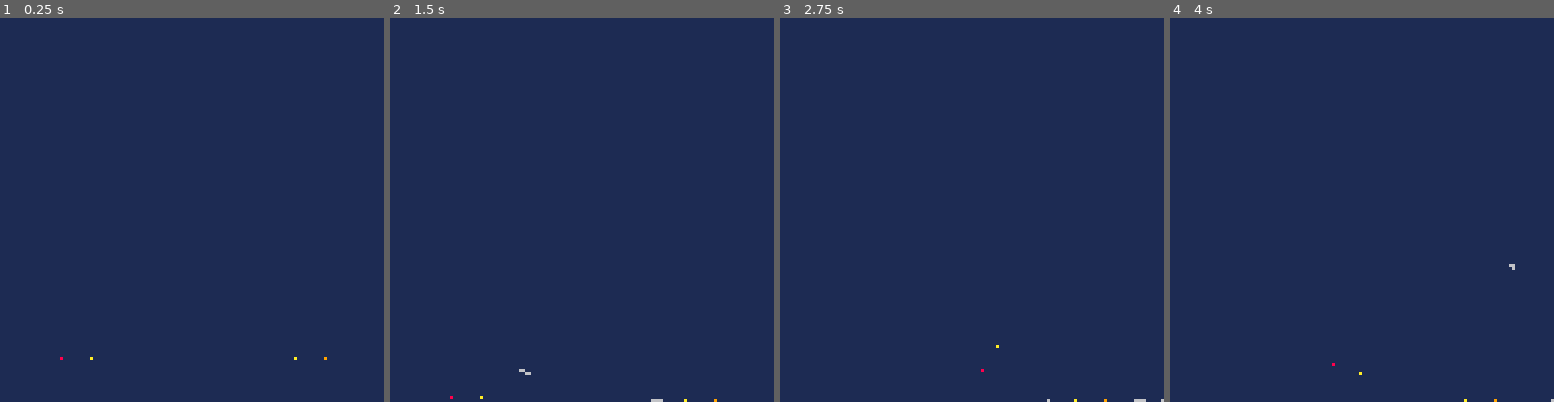
Above: before the commit, frames 1-4 (left to right).
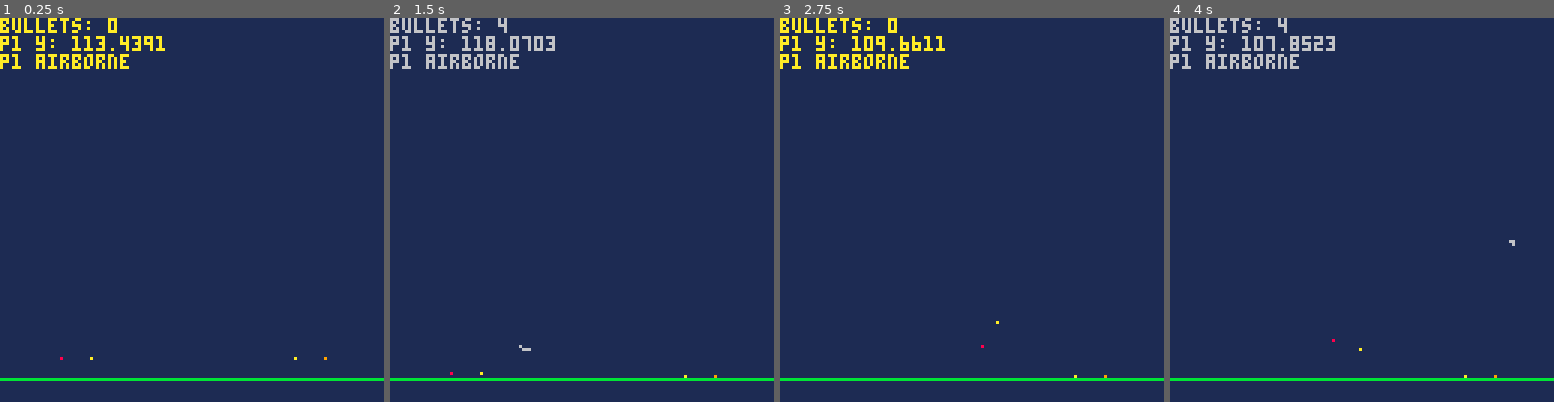
Above: after the commit, the same moments.

Repository: iamapea/miniature_jam
Game: PICO-8 cartridge mini.p8
The game is run twice, just before and just after one commit, with the same random seed, the same clock (stepped at 60 frames per second) and the same inputs.
Inputs:
- Up to frame 1 (0.25 s): no input
- Up to frame 2 (1.5 s): tap X (X key) at 0.33, 1.07 s; tap O (Z key) at 0.7 s
- Up to frame 3 (2.75 s): hold Right 1.6-2.1 s; tap O (Z key) at 1.7, 2.1, 2.5 s; tap X (X key) at 1.85 s; hold Up 2.15-2.42 s; hold Right from 2.47 s (still down)
- Up to frame 4 (4 s): tap O (Z key) at 2.9, 3.3, 3.7 s; tap X (X key) at 2.97 s; release Right at 3.03 s; hold Left 3.08-3.58 s; hold Down 3.63-3.97 s

The runs differ from the first frame. In frame 1, 2.5% of the frame differs, in the area x 0-100%, y 0-95%; in frame 2, 2.6%, in the area x 0-100%, y 0-100%; in frame 3, 2.6%; in frame 4, 2.6%.

Commit message:
collision ground works

Diff:
--- a/mini.p8
+++ b/mini.p8
@@ -13,6 +13,7 @@
  aim_speed = 0.01
  grav_acc_bullet = 0.01
  grav_acc_player = 0.04
+ ground_color = 11
  -- visual parameters
  col_ch = 10 --crosshair
  col_bullet = 6
@@ -28,24 +29,57 @@
 function _update60()
  handle_input()
  for p in all(players) do
-  move(p)
-  check_collisions(p)
+  move_player(p)
+  collision_ground(p)
+  collision_edge(p)
+  p.jumps = false
  end
  for b in all(bullets) do
-  move(b)
-  check_collisions(b)
- end
-end
-
-function move(t)
+  move_bullet(b)
+  collision_ground(b)
+		if collision_edge(b) then
+		 b.remove = true
+		end
+ end
+ cleanup_bullets()
+end
+
+function move_player(t)
+ if not t.jumps and
+    is_on_ground(t) then
+  t.vy = 0
+ else
+  t.vy += t.ay
+ end
+ t.x += t.vx
+ t.y += t.vy
+end
+
+function move_bullet(t)
  t.vy += t.ay
  t.x += t.vx
  t.y += t.vy
 end
+
+function cleanup_bullets()
+ --collect exploded bullets
+ i_delete = {}
+ for i = 1,#bullets do
+  if bullets[i].remove then
+   add(i_delete,i)
+  end
+ end
+ --delete those from table
+ for i in all(i_delete) do
+  deli(bullets,i)
+ end
+end
 -->8
 -- draw --------------------
 function _draw()
  cls(1) --clear screen black (0)
+ --todo remove
+ line(0,120,127,120,ground_color)
  --draw players
  for p in all(players) do
   pset(p.x,p.y,p.c)
@@ -57,6 +91,12 @@
  --draw bullets
  for b in all(bullets) do
   pset(b.x,b.y,col_bullet)
+ end
+ --debug
+ print("bullets: "..#bullets)
+ print("p1 y: "..players[1].y)
+ if players[1].is_airborne then
+  print("p1 airborne")
  end
 end
 -->8
@@ -70,7 +110,11 @@
  it.ay = grav_acc_player
  it.c = c --color
  it.aim = aim
- it.is_airborne = false
+ it.is_explosive = false
+ it.is_airborne = true
+ it.jumps = false
+ it.exploded = false
+ it.remove = false
  return it
 end
 
@@ -81,31 +125,57 @@
  it.vx = cos(aim)*v --velocity
  it.vy = sin(aim)*v
  it.ay = grav_acc_bullet
+ it.is_explosive = true
+ it.exploded = false
+ it.remove = false
  return it
 end
+
 -->8
 -- physics -------------------
-function check_collisions(t)
- collision_edge(t)
- collision_ground(t)
-end
-
 function collision_ground(t)
+ -- if current pixel is ground
+ if pget(t.x,t.y)==ground_color then
+  -- move up one pixel
+  t.y = flr(t.y)-1
+  t.is_airborne = false
+  if t.is_explosive then
+   explode(t)
+  end
+ end
+end
+
+function is_on_ground(t)
+ -- if pixel below is ground
+ if pget(t.x,t.y+1)==ground_color then
+  t.is_airborne = false
+  return true
+ else
+  t.is_airborne = true
+  return false
+ end
 end
 
 function collision_edge(t)
+ collided = false
  if t.x < 0 then
   t.x = 0
+  collided = true
  elseif t.x > 127 then
   t.x = world_size_x
+  collided = true
  end
  if t.y >= world_size_y then
   t.y = world_size_y
   t.is_airborne = false
- else
-  t.is_airborne = true
-
- end
+  collided = true
+ end
+ return collided
+end
+
+function explode(t)
+ t.exploded = true
+ t.remove = true
 end
 -->8
 -- input --------------------
@@ -138,6 +208,8 @@
 	 -- jump
 	 if not p.is_airborne and
 	    btn(🅾️,i) then
+	  p.jumps = true
+	  p.is_airborne = true
 	  p.vy = - jump_speed
 	 end
 	end --for i in 1,#players
